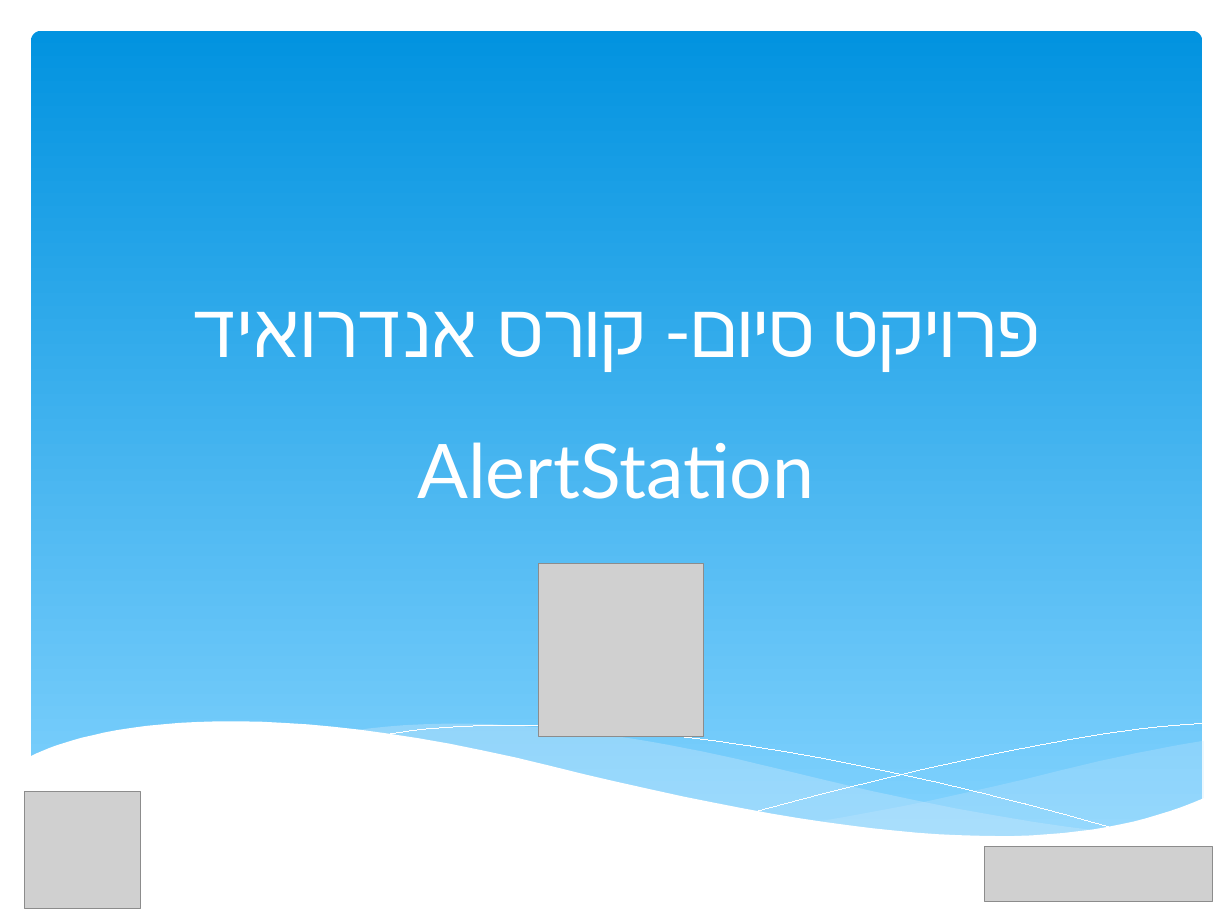
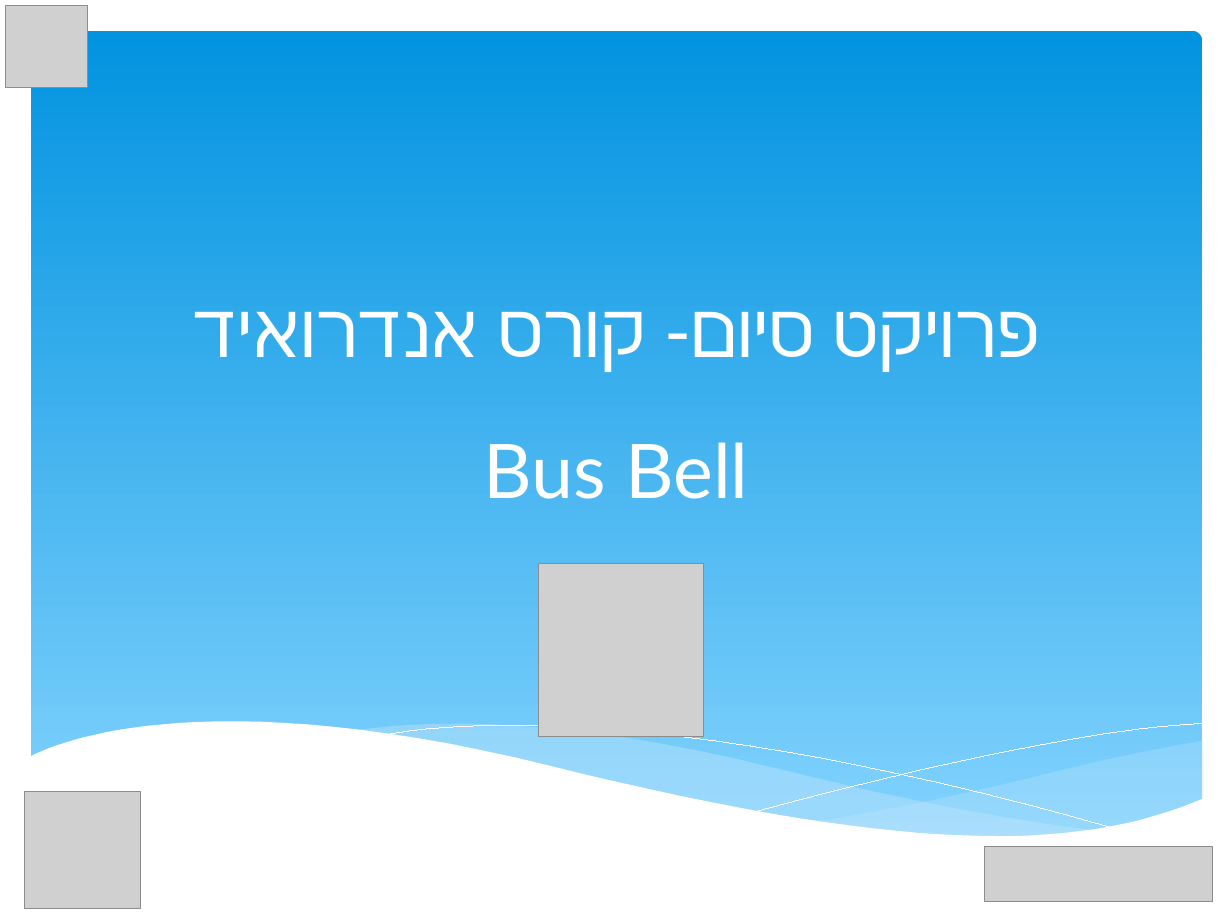
Before and after one commit to aviram120/alertsStation, a slide deck: slide 1 of doc/Presentation .pptx. Drawn at 1232x924 pixels with LibreOffice and Linux fonts; fonts in the diff are those of the drawing; grey boxes stand for pictures. Boxes give left, top, right and bottom in pixels: in the first picture for what was removed or moved away, otherwise in the second. Text is boxed around its words. In the diff, an @@ line names an element or a change of style, - is before the commit and + after.

```diff
--- a/doc/Presentation .pptx
+++ b/doc/Presentation .pptx
@@ picture added at <box>6,5,89,87</box> @@
@@ subtitle at <box>483,442,748,499</box>: text changed @@
-AlertStation
+Bus Bell
```
Also in this commit, not shown: 6 other slides changed, 1 slide added, 1 slide removed.
